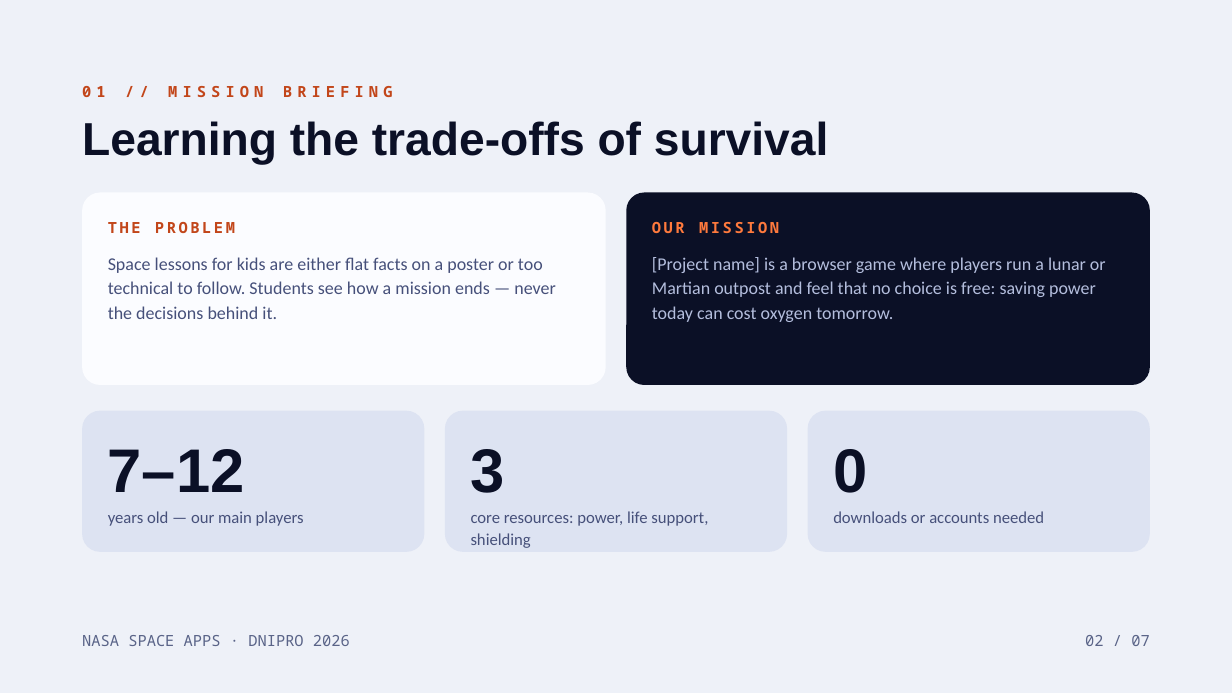
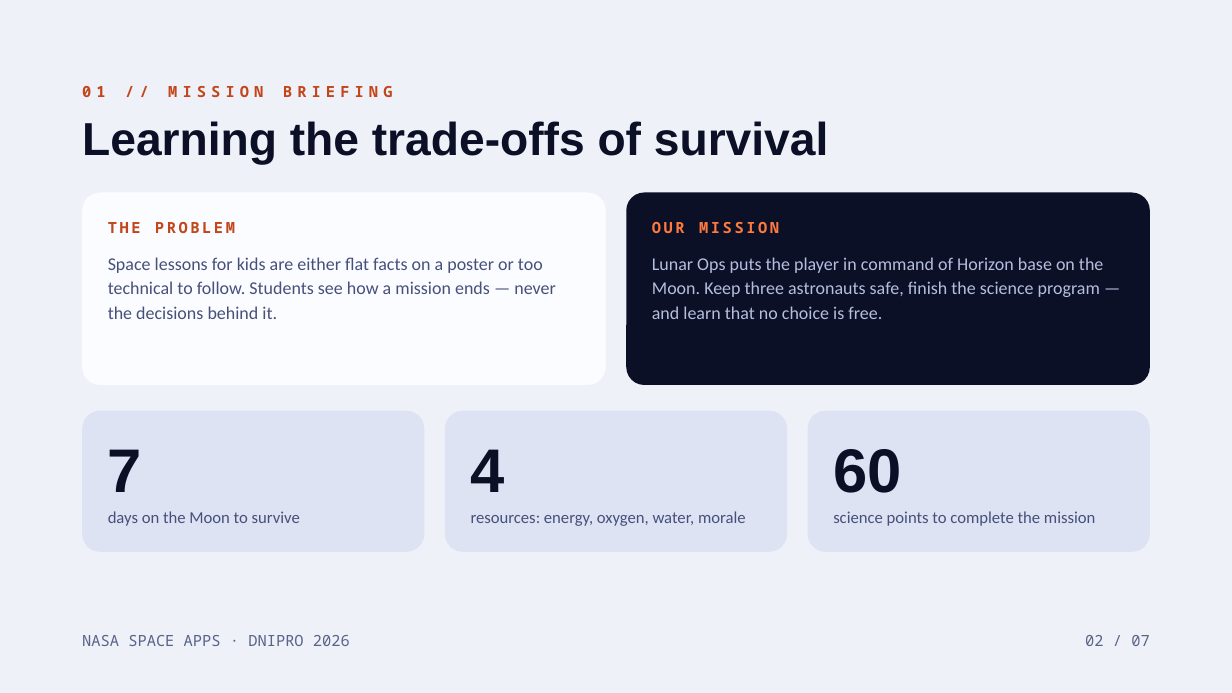
Before and after one commit to aleexxeyy/lunar-ops, a slide deck: slide 2 of Презентация/LunarOps_SpaceApps_Dnipro_2026.pptx. Drawn at 1232x693 pixels with LibreOffice and Linux fonts; fonts in the diff are those of the drawing. Boxes give left, top, right and bottom in pixels: in the first picture for what was removed or moved away, otherwise in the second. Text is boxed around its words. In the diff, an @@ line names an element or a change of style, - is before the commit and + after.

```diff
--- a/Презентация/LunarOps_SpaceApps_Dnipro_2026.pptx
+++ b/Презентация/LunarOps_SpaceApps_Dnipro_2026.pptx
@@ text at bbox=[652, 257, 1103, 319]: text changed @@
-[Project name] is a browser game where players run a lunar or Martian outpost and feel that no choice is free: saving power today can cost oxygen tomorrow.
+Lunar Ops puts the player in command of Horizon base on the Moon. Keep three astronauts safe, finish the science program — and learn that no choice is free.
@@ text at bbox=[108, 449, 142, 492]: text changed @@
-7–12
+7
@@ text at bbox=[471, 449, 505, 492]: text changed @@
-3
+4
@@ text at bbox=[833, 449, 901, 493]: text changed @@
-0
+60
@@ text at bbox=[108, 511, 300, 526]: text changed @@
-years old — our main players
+days on the Moon to survive
@@ text at bbox=[471, 511, 746, 526]: text changed @@
-core resources: power, life support, shielding
+resources: energy, oxygen, water, morale
@@ text at bbox=[833, 511, 1095, 526]: text changed @@
-downloads or accounts needed
+science points to complete the mission
```
Also in this commit, not shown: 4 other slides changed, 1 slide added, 1 slide removed, 31 other files.
